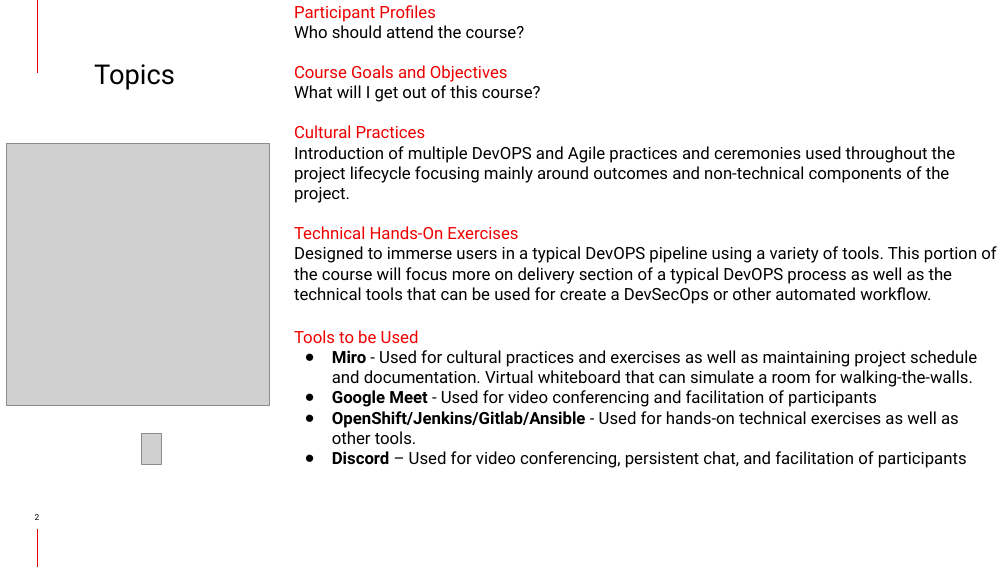
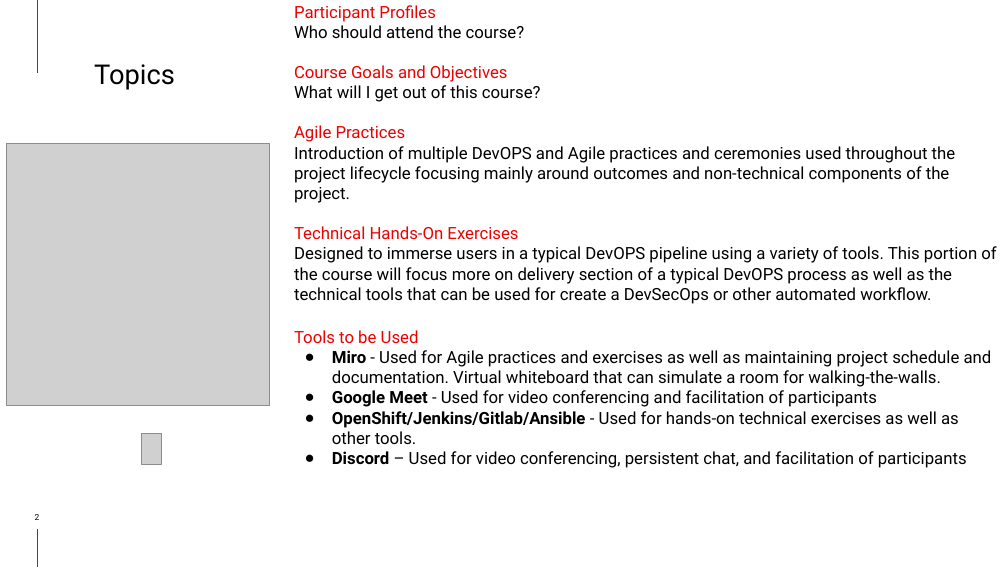
Before and after one commit to ferjosem362/Ansible, a slide deck: slide 2 of TL500VT - Intro.pptx. Drawn at 1008x567 pixels with LibreOffice and Linux fonts; fonts in the diff are those of the drawing; grey boxes stand for pictures; background and template pictures are left out. Boxes give left, top, right and bottom in pixels: in the first picture for what was removed or moved away, otherwise in the second. Text is boxed around its words. In the diff, an @@ line names an element or a change of style, - is before the commit and + after.

Commit message:
Updated presentation

```diff
--- a/TL500VT - Intro.pptx
+++ b/TL500VT - Intro.pptx
@@ text at (294,125,406,142): text changed @@
-Cultural Practices
+Agile Practices
@@ text at (332,350,992,387): text changed @@
-● Miro - Used for cultural practices and exercises as well as maintaining project schedule and documentation. Virtual whiteboard that can simulate a room for walking-the-walls.
+● Miro - Used for Agile practices and exercises as well as maintaining project schedule and documentation. Virtual whiteboard that can simulate a room for walking-the-walls.
```
Also in this commit, not shown: 1 other slide changed, 1 other file.
